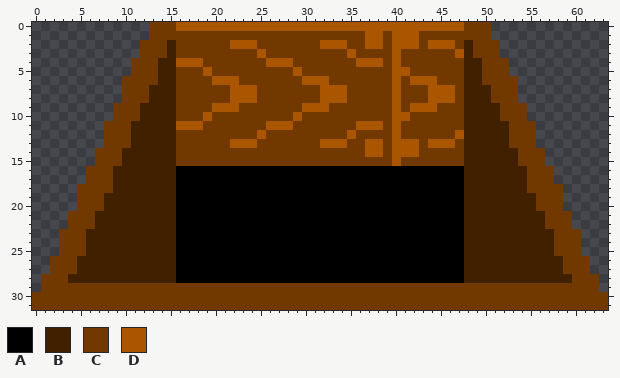
Pixel-art sprite: Assets/not assests/Bedroom Scene #nudes/Door.png. The picture above is the old version.
The file is 64x32 pixels.
Palette (. is transparent): A #000000  B #412000  C #713800  D #aa5500
Pixels before, first column x 0:
 0 .............CCCDDDDDDDDDDDDDDDDDDDDDDDDDDDDDDDDCCC.............
 1 .............CCCCCCCCCCCCCCCCCCCCCCCCDDCDDDCCCCCCCC.............
 2 ............CCCBCCCCCCDDDCCCCCCCDDDCCDDCDDDCDDDCBCCC............
 3 ............CCCBCCCCCCCCCDCCCCCCCCCDCCCCDCCCCCCDBCCC............
 4 ...........CCCBBDDDCCCCCCCDDDCCCCCCCDDDCDCCCCCCCBBCCC...........
 5 ...........CCCBBCCCDCCCCCCCCCDCCCCCCCCCCDDCCCCCCBBCCC...........
 6 ..........CCCCBBCCCCDDDCCCCCCCDDDCCCCCCCDCDDDCCCBBCCCC..........
 7 ..........CCCBBBCCCCCCDDDCCCCCCCDDDCCCCCDCCCDDDCBBBCCC..........
 8 ..........CCCBBBCCCCCCDDDCCCCCCCDDDCCCCCDCCCDDDCBBBCCC..........
 9 .........CCCBBBBCCCCDDDCCCCCCCDDDCCCCCCCDCDDDCCCBBBBCCC.........
10 .........CCCBBBBCCCDCCCCCCCCCDCCCCCCCCCCDDCCCCCCBBBBCCC.........
11 ........CCCBBBBBDDDCCCCCCCDDDCCCCCCCDDDCDCCCCCCCBBBBBCCC........
12 ........CCCBBBBBCCCCCCCCCDCCCCCCCCCDCCCCDCCCCCCDBBBBBCCC........
13 ........CCCBBBBBCCCCCCDDDCCCCCCCDDDCCDDCDDDCDDDCBBBBBCCC........
14 .......CCCBBBBBBCCCCCCCCCCCCCCCCCCCCCDDCDDDCCCCCBBBBBBCCC.......
15 .......CCCBBBBBBCCCCCCCCCCCCCCCCCCCCCCCCDCCCCCCCBBBBBBCCC.......
16 ......CCCBBBBBBBAAAAAAAAAAAAAAAAAAAAAAAAAAAAAAAABBBBBBBCCC......
17 ......CCCBBBBBBBAAAAAAAAAAAAAAAAAAAAAAAAAAAAAAAABBBBBBBCCC......
18 .....CCCCBBBBBBBAAAAAAAAAAAAAAAAAAAAAAAAAAAAAAAABBBBBBBCCCC.....
19 .....CCCBBBBBBBBAAAAAAAAAAAAAAAAAAAAAAAAAAAAAAAABBBBBBBBCCC.....
20 .....CCCBBBBBBBBAAAAAAAAAAAAAAAAAAAAAAAAAAAAAAAABBBBBBBBCCC.....
21 ....CCCBBBBBBBBBAAAAAAAAAAAAAAAAAAAAAAAAAAAAAAAABBBBBBBBBCCC....
22 ....CCCBBBBBBBBBAAAAAAAAAAAAAAAAAAAAAAAAAAAAAAAABBBBBBBBBCCC....
23 ...CCCBBBBBBBBBBAAAAAAAAAAAAAAAAAAAAAAAAAAAAAAAABBBBBBBBBBCCC...
24 ...CCCBBBBBBBBBBAAAAAAAAAAAAAAAAAAAAAAAAAAAAAAAABBBBBBBBBBCCC...
25 ...CCCBBBBBBBBBBAAAAAAAAAAAAAAAAAAAAAAAAAAAAAAAABBBBBBBBBBCCC...
26 ..CCCBBBBBBBBBBBAAAAAAAAAAAAAAAAAAAAAAAAAAAAAAAABBBBBBBBBBBCCC..
27 ..CCCBBBBBBBBBBBAAAAAAAAAAAAAAAAAAAAAAAAAAAAAAAABBBBBBBBBBBCCC..
28 .CCCBBBBBBBBBBBBAAAAAAAAAAAAAAAAAAAAAAAAAAAAAAAABBBBBBBBBBBBCCC.
29 .CCCCCCCCCCCCCCCCCCCCCCCCCCCCCCCCCCCCCCCCCCCCCCCCCCCCCCCCCCCCCC.
30 CCCCCCCCCCCCCCCCCCCCCCCCCCCCCCCCCCCCCCCCCCCCCCCCCCCCCCCCCCCCCCCC
31 CCCCCCCCCCCCCCCCCCCCCCCCCCCCCCCCCCCCCCCCCCCCCCCCCCCCCCCCCCCCCCCC
The result:
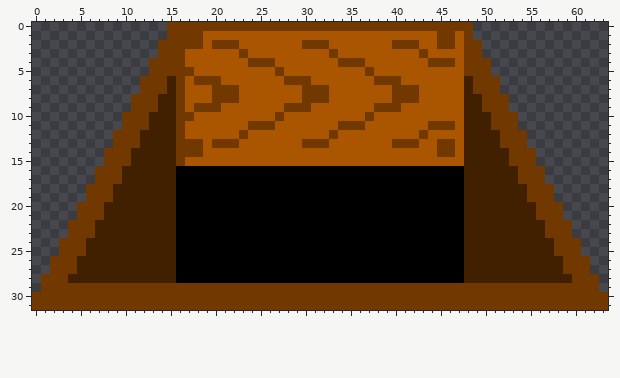
From old to new:
Colour C replaces colour B in rows 2 to 3 at x 15 and 48; in rows 4 to 5 at x 14 to 15 and 48 to 49; in row 6 at x 14 and 49; in row 7 at x 13 to 14 and 49 to 50; in row 8 at x 13 and 50; in row 9 at x 12 to 13 and 50 to 51.
Colour C replaces colour B in row 10 at x 12 and 51; in row 11 at x 11 to 12 and 51 to 52; in rows 12 to 13 at x 11 and 52; in rows 14 to 15 at x 10 and 53; in rows 16 to 17 at x 9 and 54; in row 19 at x 8 and 55.
Colour C replaces colour B in row 21 at x 7 and 56; in row 23 at x 6 and 57.
Colour C replaces colour D in row 0 at x 16 to 47; in row 2 at x 22, 32, 40 to 42 and 45 to 46; in row 4 at x 16, 26 and 36; in row 6 at x 20, 30 and 40; in rows 7 to 8 at x 22, 32 and 40; in row 9 at x 20, 30 and 40.
Colour C replaces colour D in row 11 at x 16, 26 and 36; in row 13 at x 22, 32, 40 to 42 and 45 to 46.
Colour D replaces colour C in row 1 at x 19 to 36, 39, 43 to 44 and 47; in row 2 at x 19, 25 to 29, 35 to 36, 39, 43 and 47; in row 3 at x 17 to 22, 24, 26 to 32, 34, 36 to 39, 41 to 42 and 44 to 46; in row 4 at x 19 to 23, 29 to 33, 39, 41 to 43 and 47; in row 5 at x 18, 20 to 26, 28, 30 to 36, 38 to 39 and 42 to 47; in row 6 at x 17, 23 to 27, 33 to 37, 41 and 45 to 47.
Colour D replaces colour C in rows 7 to 8 at x 17 to 19, 25 to 29, 35 to 39, 43 and 47; in row 9 at x 17, 23 to 27, 33 to 37, 41 and 45 to 47; in row 10 at x 18, 20 to 26, 28, 30 to 36, 38 to 39 and 42 to 47; in row 11 at x 19 to 23, 29 to 33, 39, 41 to 43 and 47; in row 12 at x 17 to 22, 24, 26 to 32, 34, 36 to 39, 41 to 42 and 44 to 46; in row 13 at x 19, 25 to 29, 35 to 36, 39, 43 and 47.
Colour D replaces colour C in row 14 at x 19 to 36, 39, 43 to 44 and 47; in row 15 at x 17 to 39 and 41 to 47.
The author cleared colour C in rows 0 to 1 at x 13 to 14 and 49 to 50; in rows 2 to 3 at x 12 to 13 and 50 to 51; in rows 4 to 5 at x 11 to 12 and 51 to 52; in rows 6 to 7 at x 10 to 11 and 52 to 53; in row 8 at x 10 and 53; in row 9 at x 9 to 10 and 53 to 54.
The author cleared colour C in row 10 at x 9 and 54; in row 11 at x 8 to 9 and 54 to 55; in rows 12 to 13 at x 8 and 55; in rows 14 to 15 at x 7 and 56; in rows 16 to 17 at x 6 and 57; in rows 18 to 19 at x 5 and 58.
The author cleared colour C in row 21 at x 4 and 59; in row 23 at x 3 and 60.
Pixel boxes of the changes (left, top, right, bottom) in both pictures:
changed: (59, 22, 581, 238)
